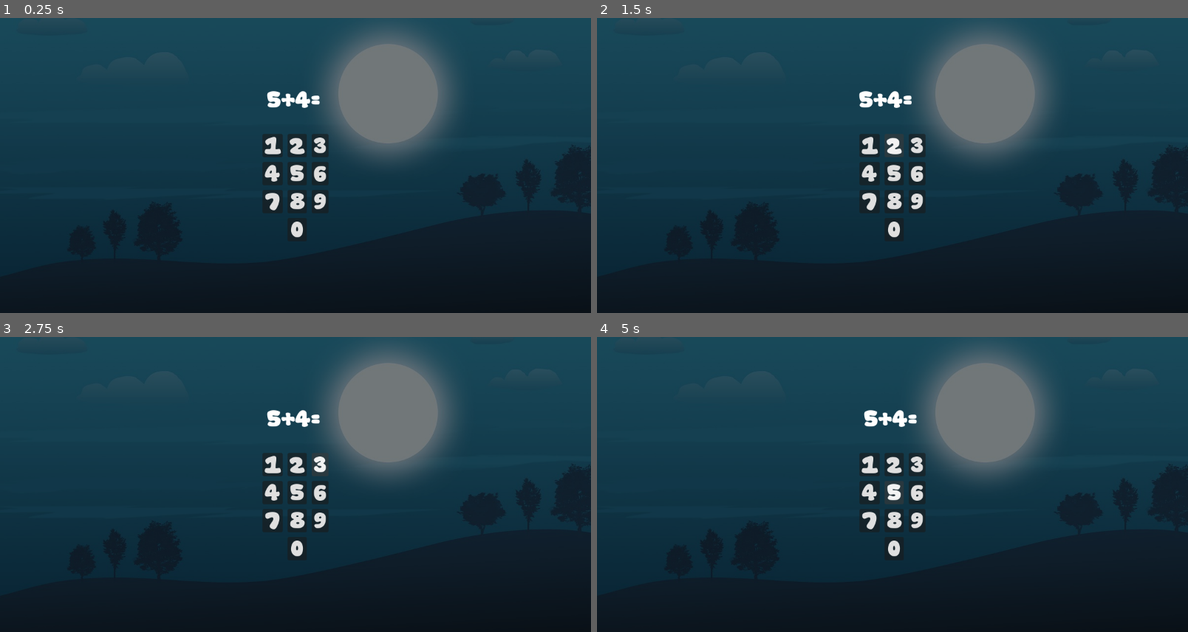
Above: before the commit, frames 1-4 (two rows, left to right).
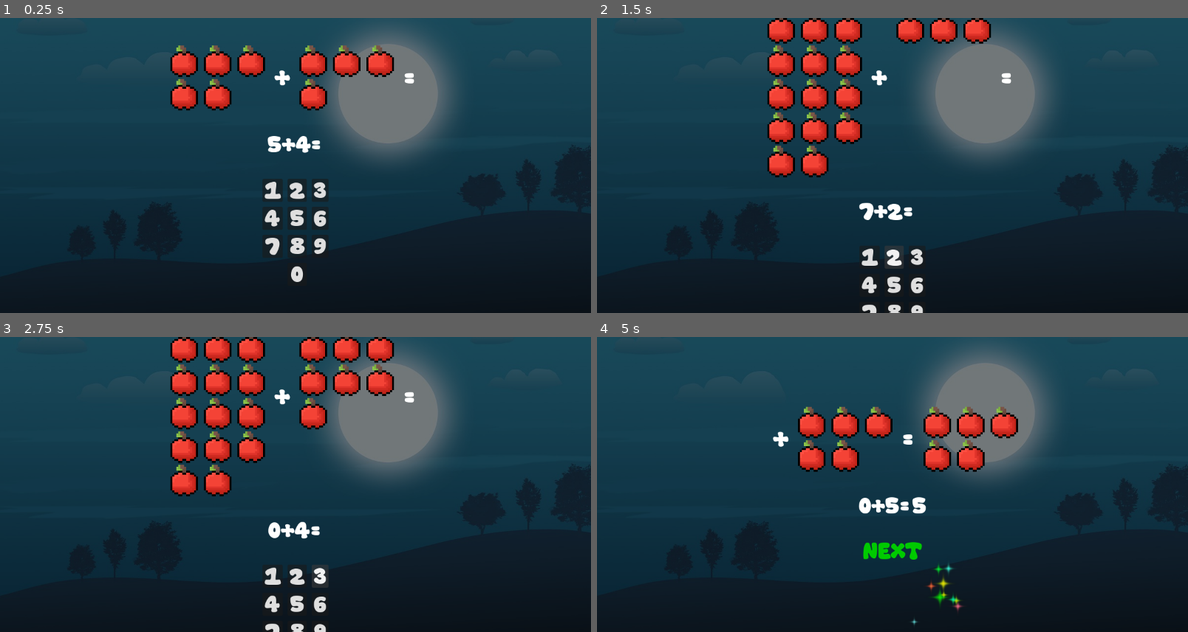
Above: after the commit, the same moments.

Repository: tranqnhan/Arithmetics
Game: Godot game, scene res://Addition.tscn
The game is run twice, just before and just after one commit, with the same random seed, the same clock (stepped at 60 frames per second) and the same inputs.
Inputs (mouse positions are in pixels of both pictures, inside the frame that each line leads up to):
- Up to frame 1 (0.25 s): no input
- Up to frame 2 (1.5 s): click "1" at 0.5 s; click "2" at 1.25 s
- Up to frame 3 (2.75 s): click "3" at 2 s
- Up to frame 4 (5 s): click "4" at 2.75 s; click (892, 617) at 3.5 s, where only the run after the commit has a clickable "NEXT"; click "5" at 4.25 s

The runs differ from the first frame. In frame 1, 6.1% of the frame differs, in the area x 28-71%, y 9-90%; in frame 2, 9.4%; in frame 3, 11%, in the area x 28-71%, y 0-100%; in frame 4, 6.7%.
Error in both runs: Invalid access of index '1' on a base object of type: 'PackedStringArray'. (res://Numpad.gd:6)

Commit message:
initial html export

Diff:
--- a/src/Addition.gd
+++ b/src/Addition.gd
@@ -38,6 +38,17 @@
 	$MainVB/EquationHB/Answer.text = ""
 	$MainVB/EquationHB/Question.text = str(num1) + "+" + str(num2) + "="
 
+	var tex
+	for i in range(num1):
+		tex = TextureRect.new()
+		tex.texture = apple_tex
+		$MainVB/DisplayHB/LHB.add_child(tex)
+
+	for i in range(num2):
+		tex = TextureRect.new()
+		tex.texture = apple_tex
+		$MainVB/DisplayHB/RHB.add_child(tex)
+
 func answer_attempt(number) -> void:
 	if (problem_solved):
 		return
@@ -52,7 +63,7 @@
 		tween.tween_property(question, "position", Vector2(-40,0), .1)
 		tween.tween_property(question, "position", Vector2(40,0), .2)
 		tween.tween_property(question, "position", Vector2(0,0), .1)
-
+		generate_problem()
 	else:
 		sound = load("res://sounds/correct.mp3")
 
@@ -67,18 +78,8 @@
 
 		$MainVB/NextBTN.visible = true
 		$MainVB/Numpad.visible = false
-		$MainVB/DisplayHB.visible = true
 
 		var tex
-		for i in range(num1):
-			tex = TextureRect.new()
-			tex.texture = apple_tex
-			$MainVB/DisplayHB/LHB.add_child(tex)
-
-		for i in range(num2):
-			tex = TextureRect.new()
-			tex.texture = apple_tex
-			$MainVB/DisplayHB/RHB.add_child(tex)
 
 		for i in range(answerkey):
 			tex = TextureRect.new()
@@ -103,7 +104,6 @@
 	answer_attempt(number)
 
 func _on_next_button_down():
-	$MainVB/DisplayHB.visible = false
 	$MainVB/NextBTN.visible = false
 	$MainVB/Numpad.visible = true
 
--- a/src/Addition.tscn
+++ b/src/Addition.tscn
@@ -1,10 +1,10 @@
 [gd_scene load_steps=7 format=3 uid="uid://bas5fpiqsugld"]
 
-[ext_resource type="Texture2D" uid="uid://d0uwsfo8gemya" path="res://images/backgrounds/1.jpg" id="1_8t47k"]
+[ext_resource type="Texture2D" uid="uid://d0uwsfo8gemya" path="res://sounds/images/backgrounds/1.jpg" id="1_8t47k"]
 [ext_resource type="FontFile" path="res://SuperBubble.tres" id="1_ttow0"]
 [ext_resource type="Script" path="res://Addition.gd" id="1_w64up"]
 [ext_resource type="Script" path="res://Numpad.gd" id="2_13v4j"]
-[ext_resource type="Texture2D" uid="uid://2i12i6rspdgy" path="res://addons/kenney_particle_pack/magic_05.png" id="4_vno7c"]
+[ext_resource type="Texture2D" uid="uid://dpm1fu56d113m" path="res://addons/kenney_particle_pack/star_04.png" id="4_ktk5o"]
 
 [sub_resource type="ParticleProcessMaterial" id="ParticleProcessMaterial_284dl"]
 particle_flag_disable_z = true
@@ -15,9 +15,10 @@
 initial_velocity_max = 100.0
 orbit_velocity_min = 0.0
 orbit_velocity_max = 0.0
-scale_min = 0.05
-scale_max = 0.1
-hue_variation_min = -1.0
+scale_min = 0.1
+scale_max = 0.2
+color = Color(0.458824, 1, 1, 1)
+hue_variation_min = -0.49
 hue_variation_max = 1.0
 
 [node name="Addition" type="Control"]
@@ -59,7 +60,6 @@
 theme_override_constants/separation = 50
 
 [node name="DisplayHB" type="HBoxContainer" parent="MainVB"]
-visible = false
 layout_mode = 2
 size_flags_horizontal = 4
 theme_override_constants/separation = 15
@@ -99,8 +99,9 @@
 [node name="GPUParticles2D" type="GPUParticles2D" parent="MainVB/EquationHB"]
 position = Vector2(69, 20)
 emitting = false
+amount = 15
 process_material = SubResource("ParticleProcessMaterial_284dl")
-texture = ExtResource("4_vno7c")
+texture = ExtResource("4_ktk5o")
 one_shot = true
 
 [node name="Question" type="Label" parent="MainVB/EquationHB"]
--- a/src/project.godot
+++ b/src/project.godot
@@ -96,6 +96,7 @@
 [rendering]
 
 renderer/rendering_method="mobile"
+textures/vram_compression/import_etc2_astc=true
 environment/defaults/default_clear_color=Color(0.0156863, 0.184314, 0.164706, 1)
 environment/defaults/default_environment="res://default_env.tres"
 quality/driver/driver_name="GLES2"
Binary file added: src/sounds/images/apple.png
Not shown, added: src/sounds/images/apple.png.import
Binary file added: src/sounds/images/backgrounds/1.jpg
Not shown, added: src/sounds/images/backgrounds/1.jpg.import
Not shown, added: EduPrep.apple-touch-icon.png
Not shown, added: EduPrep.audio.worklet.js
Not shown, added: EduPrep.html
Not shown, added: EduPrep.icon.png
Not shown, added: EduPrep.js
Not shown, added: EduPrep.pck
Not shown, added: EduPrep.png
Not shown, added: EduPrep.wasm
(and 1 more such lines)
